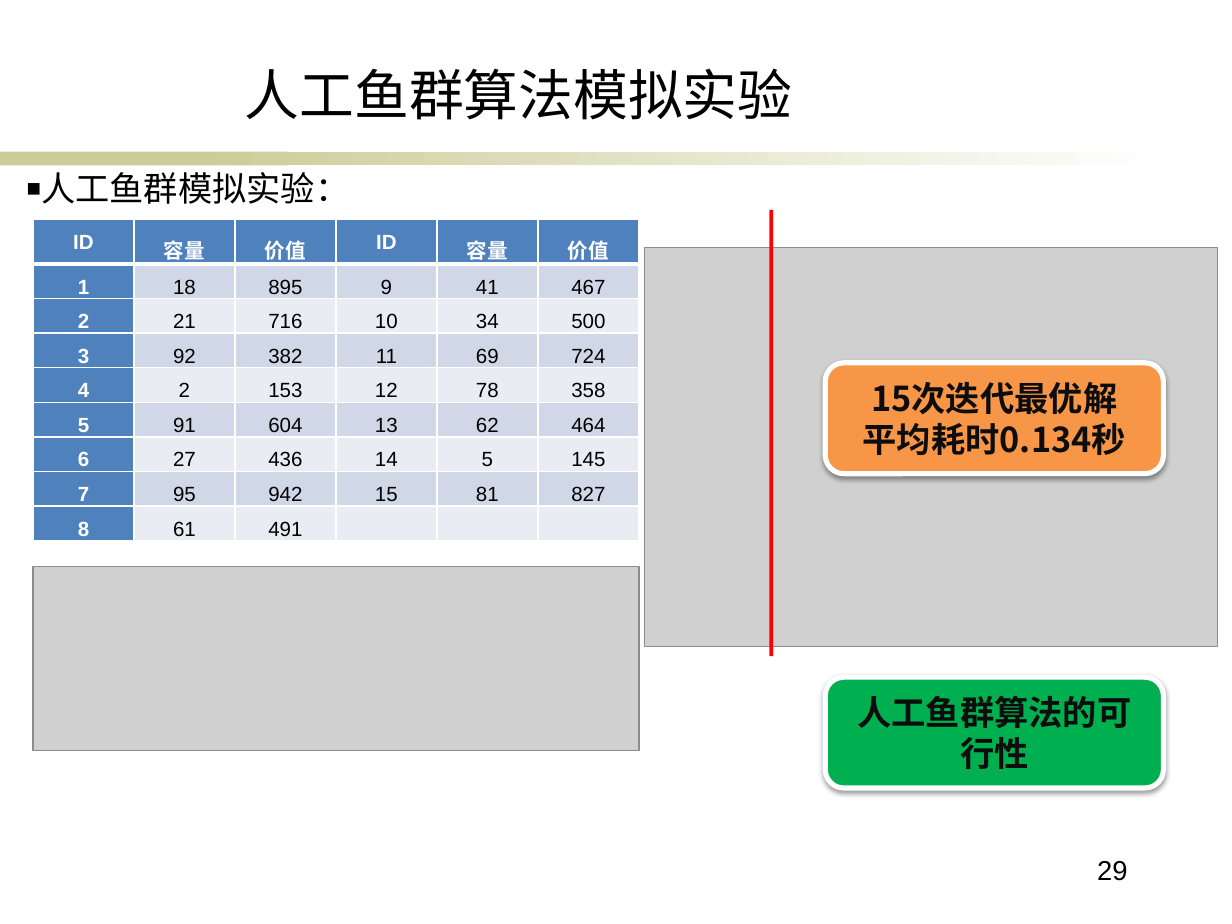
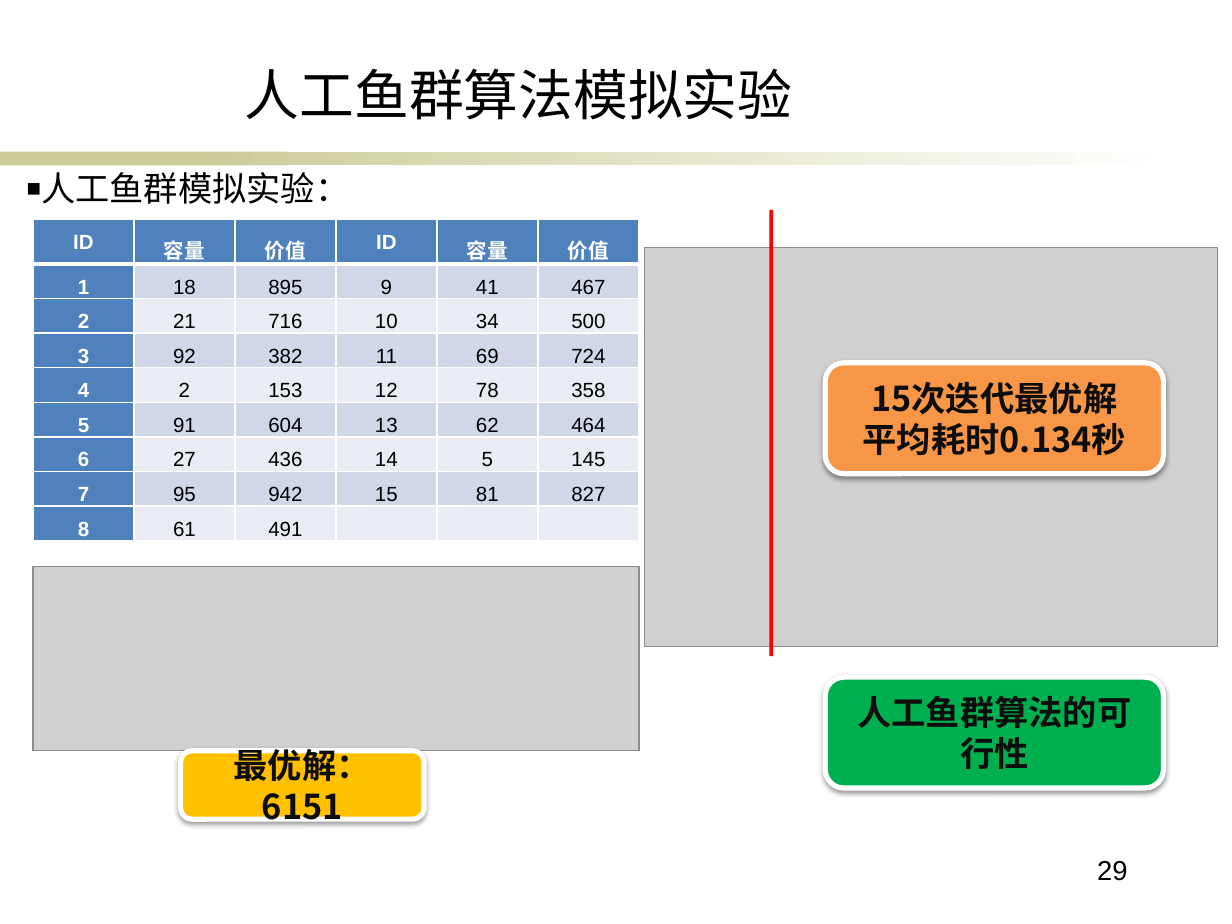
Before and after one commit to ericsonyc/paper, a slide deck: slide 29 of 毕业答辩.pptx. Drawn at 1232x924 pixels with LibreOffice and Linux fonts; fonts in the diff are those of the drawing; grey boxes stand for pictures; background and template pictures are left out. Boxes give left, top, right and bottom in pixels: in the first picture for what was removed or moved away, otherwise in the second. Text is boxed around its words. In the diff, an @@ line names an element or a change of style, - is before the commit and + after.

```diff
--- a/毕业答辩.pptx
+++ b/毕业答辩.pptx
@@ rounded rectangle added at [181,750,425,819], fill #FFC000, outline #FFFFFF 3 pt, 20 pt, text #0D0D0D, bold @@
+最优解：6151
```
Also in this commit, not shown: 15 other slides changed, 5 slides added, 2 slides removed, 2 other files.
